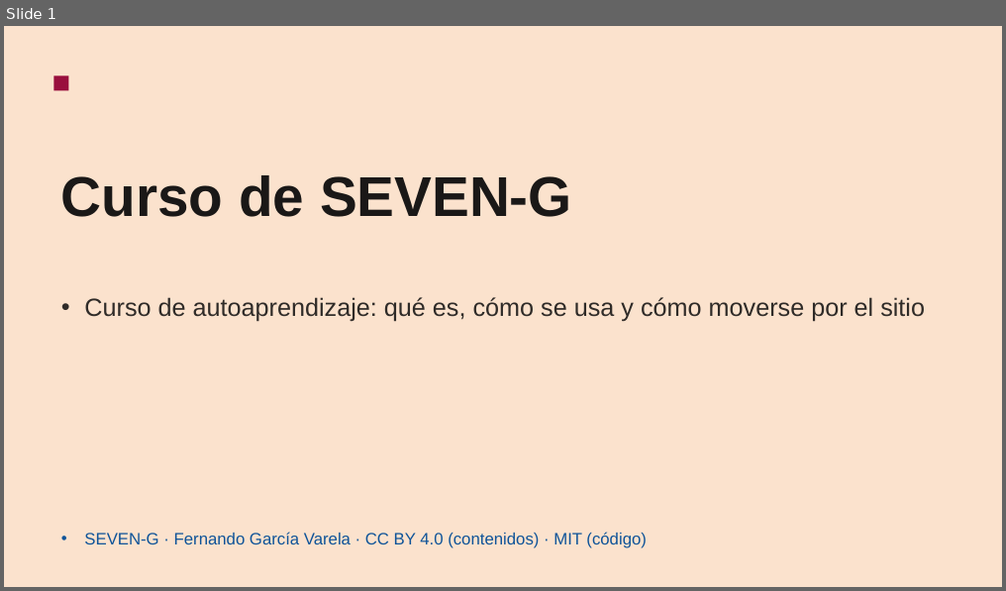
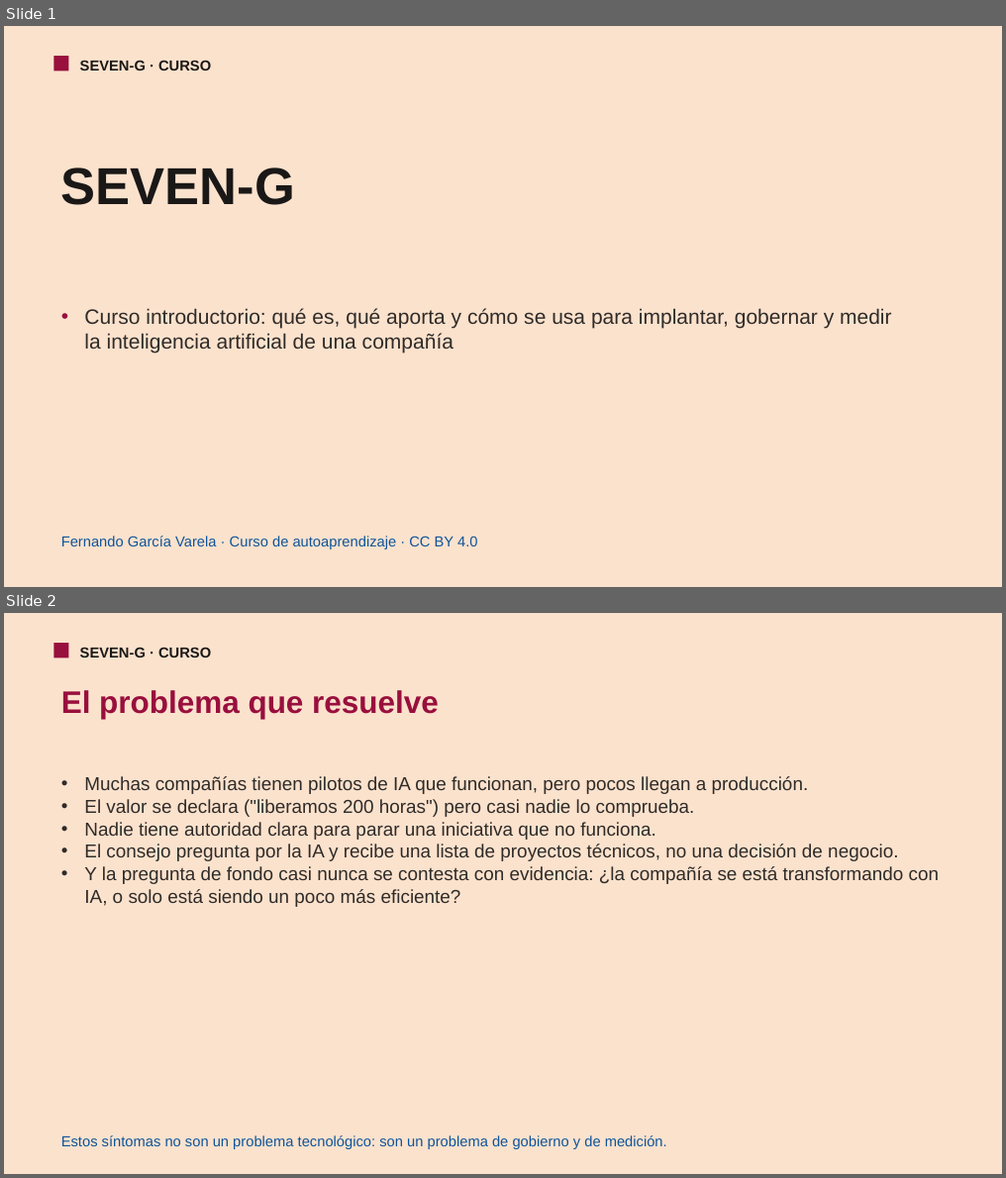
Before and after one commit to seachad/AI_CONSULTING, a slide deck: SEVEN-G/pptx/es/SEVEN-G_Curso.pptx. Shown one above the other, each under a label of ours: slide 1 before the commit, slides 1 and 2 after it. The pictures are 1006x591 and 1006x1178 pixels, drawn with LibreOffice and Linux fonts; fonts in the diff are those of the drawing. Boxes give left, top, right and bottom in pixels: in the first picture for what was removed or moved away, otherwise in the second. Text is boxed around its words. In the diff, an @@ line names an element or a change of style, - is before the commit and + after.

```diff
--- a/SEVEN-G/pptx/es/SEVEN-G_Curso.pptx
+++ b/SEVEN-G/pptx/es/SEVEN-G_Curso.pptx
@@ slide 2 added at (4, 613, 1002, 1174), background #FBE2CD @@
@@ rectangle added at (54, 643, 69, 658), fill #990F3D @@
@@ text added at (80, 647, 211, 658), 14 pt, text #1A1817, bold @@
+SEVEN-G · CURSO
@@ text added at (61, 690, 439, 719), 30 pt, text #990F3D, bold @@
+El problema que resuelve
@@ text added at (84, 776, 939, 907), 18 pt, text #2F2B28 @@
+• Muchas compañías tienen pilotos de IA que funcionan, pero pocos llegan a producción.
+• El valor se declara ("liberamos 200 horas") pero casi nadie lo comprueba.
+• Nadie tiene autoridad clara para parar una iniciativa que no funciona.
+• El consejo pregunta por la IA y recibe una lista de proyectos técnicos, no una decisión de negocio.
+• Y la pregunta de fondo casi nunca se contesta con evidencia: ¿la compañía se está transformando con IA, o solo está siendo un poco más eficiente?
@@ text added at (61, 1136, 667, 1150), 14 pt, text #0F5499 @@
+Estos síntomas no son un problema tecnológico: son un problema de gobierno y de medición.
@@ slide 1 changed as well @@
@@ rectangle: place and size @@
-rectangle at (54, 76, 69, 91)
+rectangle at (54, 56, 69, 71)
@@ text added at (80, 60, 211, 71), 14 pt, text #1A1817, bold @@
+SEVEN-G · CURSO
@@ text at (61, 168, 295, 205): text changed; size 54 to 50 pt @@
-Curso de SEVEN-G
+SEVEN-G
@@ text at (84, 308, 892, 354): text changed; size 24 to 20 pt @@
-• Curso de autoaprendizaje: qué es, cómo se usa y cómo moverse por el sitio
+• Curso introductorio: qué es, qué aporta y cómo se usa para implantar, gobernar y medir la inteligencia artificial de una compañía
@@ text at (61, 536, 477, 550): text changed; size 16 to 14 pt @@
-• SEVEN-G · Fernando García Varela · CC BY 4.0 (contenidos) · MIT (código)
+Fernando García Varela · Curso de autoaprendizaje · CC BY 4.0
```
Also in this commit, not shown: 15 other slides added, 11 slides removed, 2 other files.
